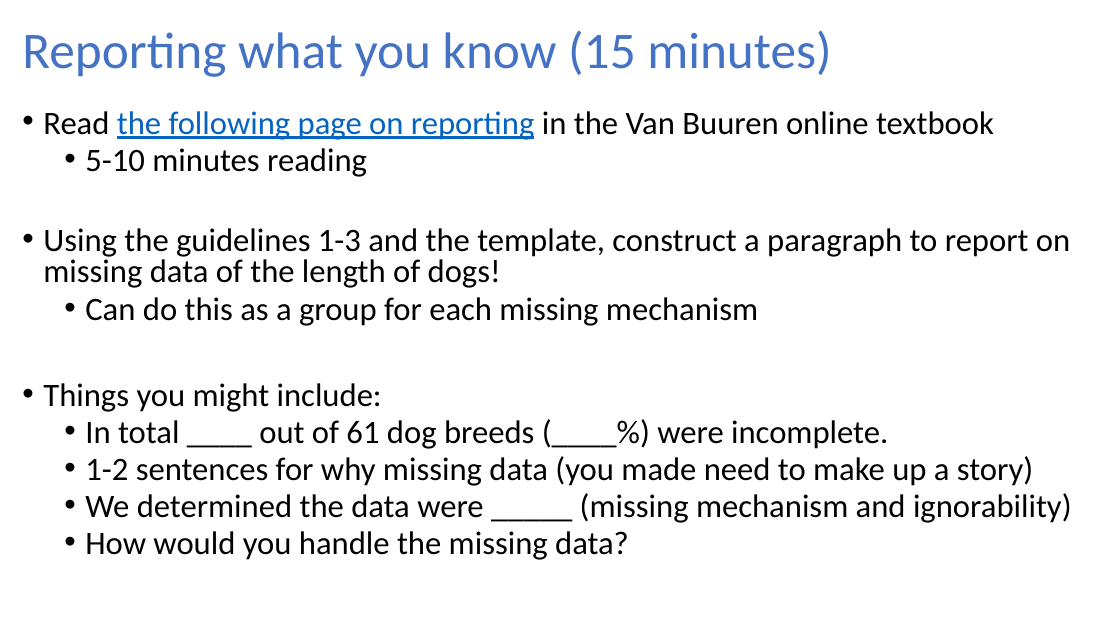
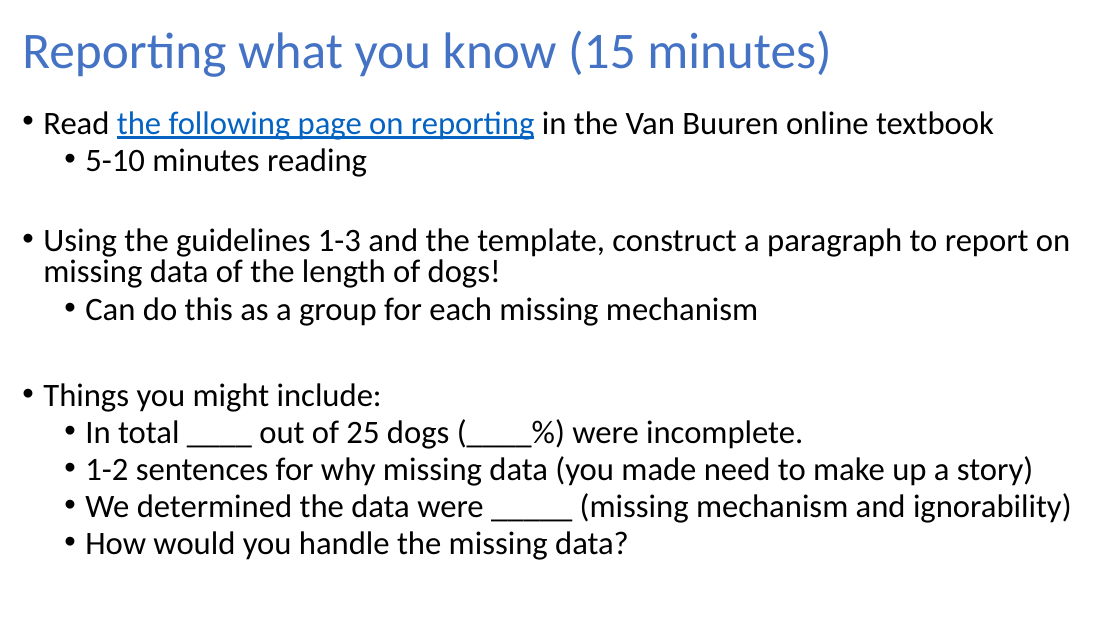
Before and after one commit to nwakim/BSTA_513_26S, a slide deck: slide 8 of docs/lessons/17_Missing_data/17_Activity_dogs.pptx (slide 7 before the commit). Drawn at 1120x630 pixels with LibreOffice and Linux fonts; fonts in the diff are those of the drawing. Boxes give left, top, right and bottom in pixels: in the first picture for what was removed or moved away, otherwise in the second. Text is boxed around its words. In the diff, an @@ line names an element or a change of style, - is before the commit and + after.

```diff
--- a/docs/lessons/17_Missing_data/17_Activity_dogs.pptx
+++ b/docs/lessons/17_Missing_data/17_Activity_dogs.pptx
@@ text at [85, 420, 803, 449]: text changed @@
-  • In total ____ out of 61 dog breeds (____%) were incomplete.
+  • In total ____ out of 25 dogs (____%) were incomplete.
```
Also in this commit, not shown: 1 other slide changed, 2 slides added, 1 slide removed, 12 other files.
